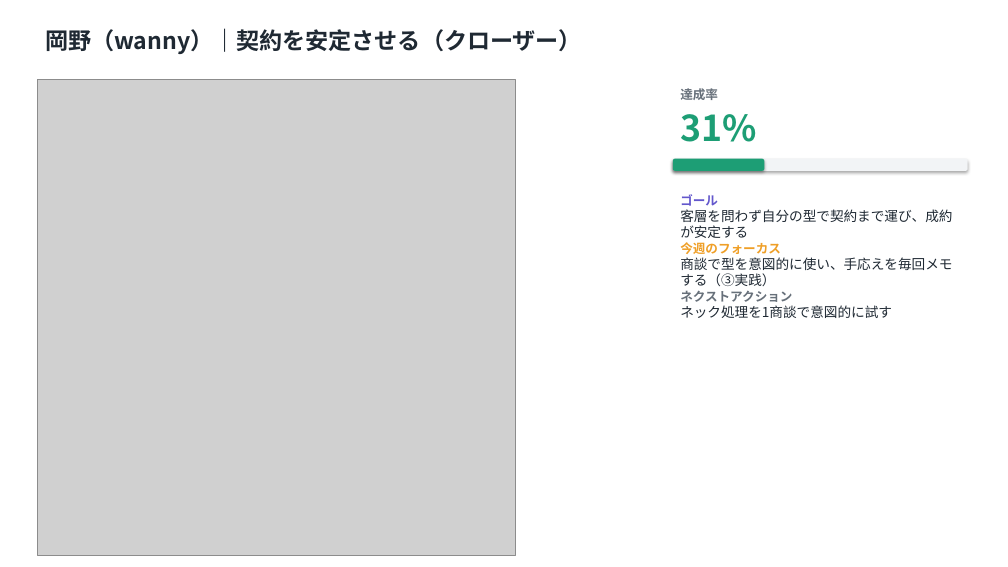
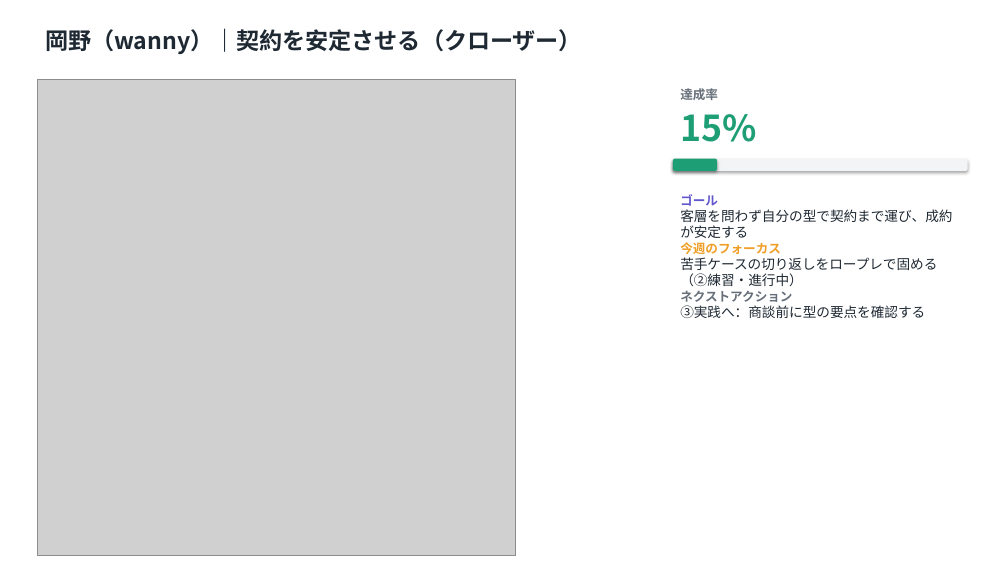
Before and after one commit to MGC-inc/e.l.p-, a slide deck: slide 3 of tools/goalmap/out/週次ゴール進捗_2026-W26.pptx. Drawn at 1008x567 pixels with LibreOffice and Linux fonts; fonts in the diff are those of the drawing; grey boxes stand for pictures. Boxes give left, top, right and bottom in pixels: in the first picture for what was removed or moved away, otherwise in the second. Text is boxed around its words. In the diff, an @@ line names an element or a change of style, - is before the commit and + after.

```diff
--- a/tools/goalmap/out/週次ゴール進捗_2026-W26.pptx
+++ b/tools/goalmap/out/週次ゴール進捗_2026-W26.pptx
@@ text at [680,114,756,142]: text changed @@
-31%
+15%
@@ rounded rectangle: place and size @@
-rounded rectangle at [673,159,765,171]
+rounded rectangle at [673,159,717,171]
@@ text at [680,257,937,286]: text changed @@
-商談で型を意図的に使い、手応えを毎回メモする（③実践）
+苦手ケースの切り返しをロープレで固める（②練習・進行中）
@@ text at [680,305,925,318]: text changed @@
-ネック処理を1商談で意図的に試す
+③実践へ：商談前に型の要点を確認する
```
Also in this commit, not shown: 1 other slide changed, 3 other files.
